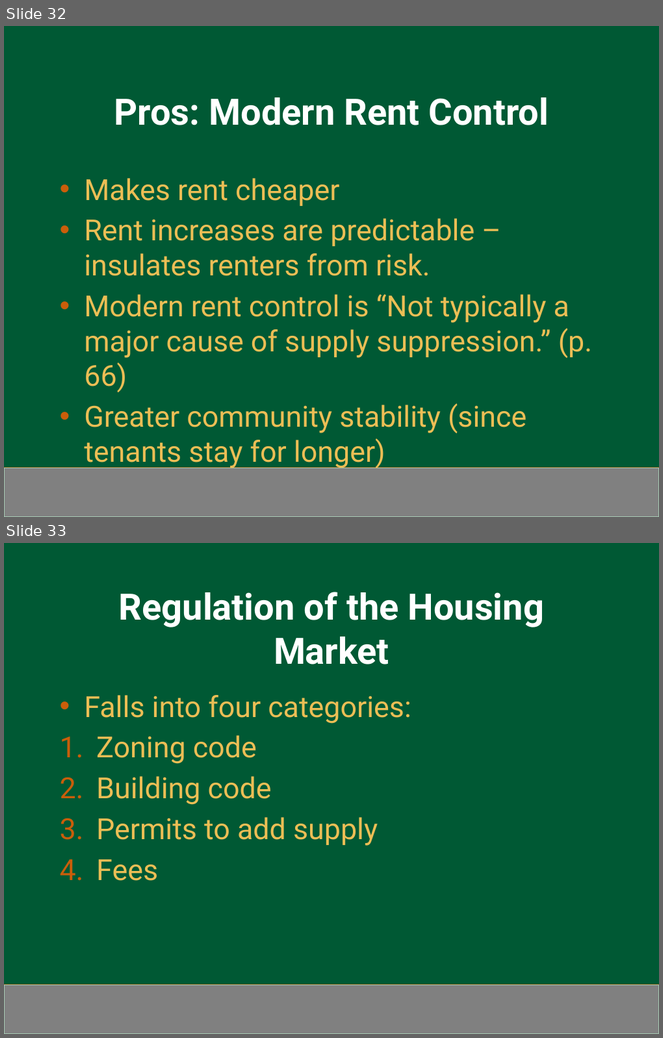
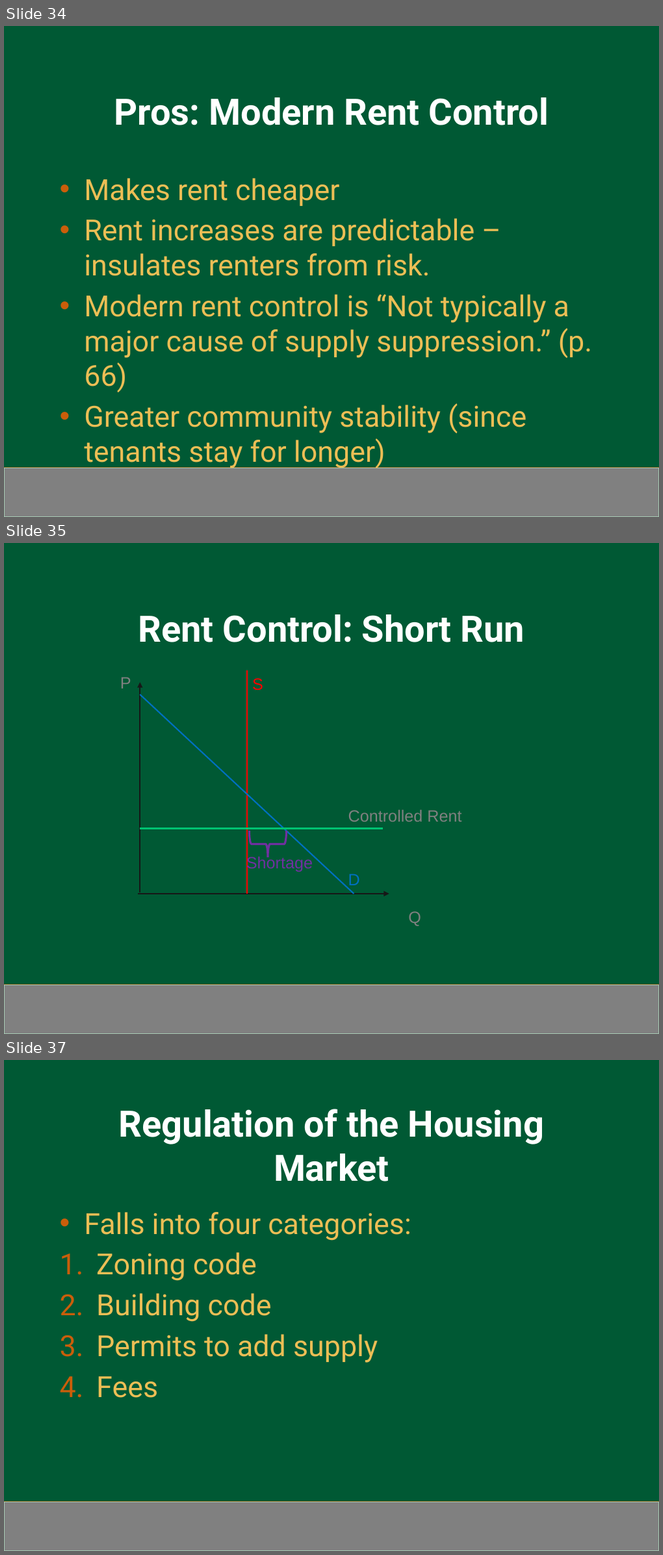
Before and after one commit to hhadah/urban-econ, a slide deck: slides/ppslides/19-HousingPoliciesMetcalfSlidesPButton.pptx. Shown one above the other, each under a label of ours: slides 32 and 33 before the commit, slides 34, 35 and 37 after it; the slides between them are not shown. The pictures are 663x1038 and 663x1555 pixels, drawn with LibreOffice and Linux fonts; fonts in the diff are those of the drawing; background and template pictures are left out. Boxes give left, top, right and bottom in pixels: in the first picture for what was removed or moved away, otherwise in the second. Text is boxed around its words. In the diff, an @@ line names an element or a change of style, - is before the commit and + after.

```diff
--- a/slides/ppslides/19-HousingPoliciesMetcalfSlidesPButton.pptx
+++ b/slides/ppslides/19-HousingPoliciesMetcalfSlidesPButton.pptx
@@ slide 35 added at (4,543,659,1034), background #005934; not listed: 2 template elements that a slide beside it also shows @@
@@ title added at (139,615,525,642), 40 pt, text #FFFFFF, bold @@
+Rent Control: Short Run
@@ text added at (120,677,131,689), 18 pt, text #808080 @@
+P
@@ line added from (247, 894) to (247, 671), #FF0000 1.5 pt @@
@@ text added at (252,678,263,691), 18 pt, text #FF0000 @@
+S
@@ arrow added from (140, 893) to (140, 683), #171717 1.5 pt @@
@@ line added from (140, 694) to (354, 894), #0070C0 1.5 pt @@
@@ text added at (348,810,462,822), 18 pt, text #808080 @@
+Controlled Rent
@@ line added from (140, 828) to (384, 828), #00C271 2.25 pt @@
@@ right brace added at (249,832,287,858), outline #7030A0 2.25 pt @@
@@ text added at (246,855,313,872), 18 pt, text #7030A0 @@
+Shortage
@@ text added at (348,874,360,889), 18 pt, text #0070C0 @@
+D
@@ arrow added from (139, 894) to (389, 894), #171717 1.5 pt @@
@@ text added at (408,912,421,927), 18 pt, text #808080 @@
+Q
@@ what was slide 32 is now slide 34 @@
@@ what was slide 33 is now slide 37 @@
```
Also in this commit, not shown: 2 slides changed, 3 other slides added, 4 other files.
